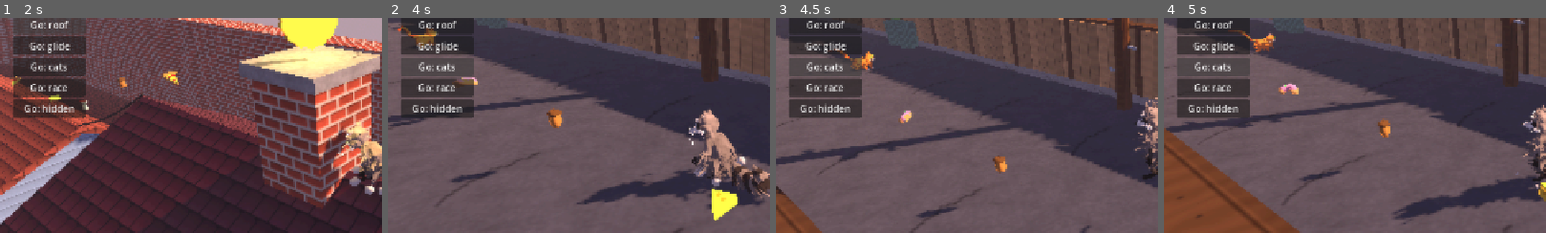
Above: before the commit, frames 1-4 (left to right).
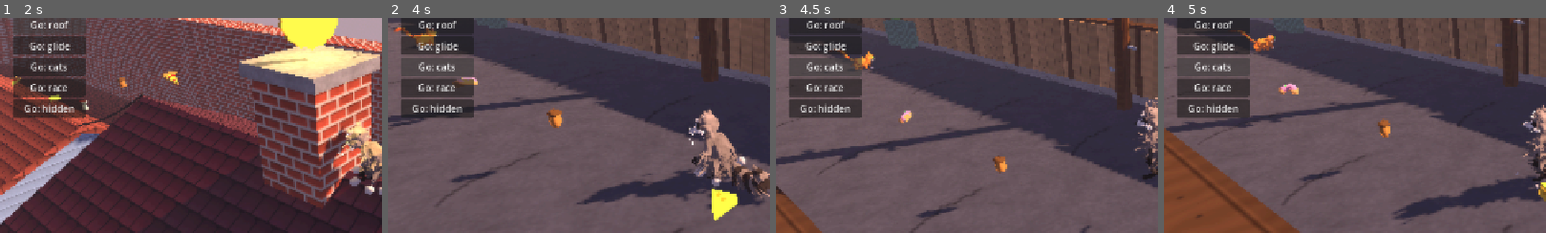
Above: after the commit, the same moments.

Repository: Sclondon/Ringtail
Game: Godot game, scene res://main.tscn
Two runs of this game, one before a commit and one after it. Both use one fixed random seed, a clock stepped at 60 frames per second and the inputs below.
Inputs:
- Up to frame 1 (2 s): click "Go: roof" at 0.5 s; click "Go: roof" at 1.25 s
- Up to frame 2 (4 s): click "Go: glide" at 2 s; click "Go: glide" at 2.75 s; click "Go: cats" at 3.5 s
- Up to frame 3 (4.5 s): click "Go: cats" at 4.25 s
- Up to frame 4 (5 s): no input
The pictures show only the part of the screen within x 0-50%, y 26-76%; the shares and areas given below are measured in that part.

Frame 1 is identical in both runs. In frame 2, 0.1% of the frame differs, in the area x 1-14%, y 3-15%; in frame 3, 0.1%; in frame 4, 0.1%, in the area x 16-30%, y 5-16%.

Commit message:
Raccoon lope (bouncier, humped, waddling, paired hind feet), dust puffs at each footfall, faster stick spin and a Mario Sunshine spin jump
Co-Authored-By: Claude Opus 5.5 <noreply@anthropic.com>
Claude-Session: https://claude.ai/code/session_015QTKPaFFhWEZskCemuvnwW

Diff:
--- a/raccoon.tscn
+++ b/raccoon.tscn
@@ -8,6 +8,7 @@
 [ext_resource type="Script" path="res://scripts/long_jump.gd" id="6"]
 [ext_resource type="Script" path="res://scripts/cloud_dust.gd" id="7"]
 [ext_resource type="Script" path="res://scripts/scurry.gd" id="8"]
+[ext_resource type="Script" path="res://scripts/spin_jump.gd" id="9"]
 
 [node name="Raccoon" instance=ExtResource("1")]
 run_speed = 4.4
@@ -15,6 +16,7 @@
 sprint_delay = 0.05
 slide_min_speed = 5.0
 sleep_after = 75.0
+spin_rate = 28.0
 
 [node name="Rig" parent="." index="1"]
 script = ExtResource("2")
@@ -37,3 +39,6 @@
 
 [node name="Scurry" type="Node" parent="." index="6"]
 script = ExtResource("8")
+
+[node name="SpinJump" type="Node" parent="." index="7"]
+script = ExtResource("9")
--- a/scripts/cloud_dust.gd
+++ b/scripts/cloud_dust.gd
@@ -2,8 +2,9 @@
 extends Node3D
 ## A child of the Player: dust kicked up as little 3D cloud blobs, puffing up, drifting and shrinking away (the user,
 ## 2026-11-01: "your foot dust particles should be 3d cloud blobs rather than just simple star texture"). In place
-## of the rig's own dust (its `dusty` is off). A ring of them on landing, a few behind his feet at a run and sliding,
-## a ring as he spins.
+## of the rig's own dust (its `dusty` is off). A few puffs exactly where each foot comes down at a run (the user:
+## "the smoke dust needs to spawn exactly on every step not just a generic trail, and it should be a few puffs"):
+## each paw on all fours (RaccoonRig.stepped), each foot upright; a ring on landing; a trail sliding; a ring spinning.
 
 const BLOBS := 40
 const LIFE := 0.55
@@ -16,6 +17,7 @@
 var _next := 0
 var _clock := 0.0
 var _step := 0.0
+var _planted_was: Array[bool] = [true, true]
 
 
 func _ready() -> void:
@@ -38,6 +40,9 @@
 		_born.append(-10.0)
 		_drift.append(Vector3.ZERO)
 		_size.append(0.1)
+	var rig := _player.get_node_or_null(^"Rig")
+	if rig and rig.has_signal(&"stepped"):
+		rig.stepped.connect(_footfall)
 	_player.landed.connect(func(impact: float) -> void:
 		if impact > 3.0:
 			_ring(clampi(int(impact * 0.8), 4, 9), 0.25 + impact * 0.02, 0.09 + impact * 0.006))
@@ -54,6 +59,19 @@
 	_blobs[k].visible = true
 
 
+## A few puffs where a foot came down, kicked back and up a little; bigger the faster he goes.
+func _footfall(at: Vector3) -> void:
+	var flat := Vector3(_player.velocity.x, 0.0, _player.velocity.z)
+	var speed := flat.length()
+	if speed < 1.2 or not _player.is_on_floor():
+		return
+	var behind := -flat.normalized()
+	var size := clampf(0.05 + speed * 0.011, 0.06, 0.13)
+	for k in 3:
+		var aside := Vector3(randf_range(-1.0, 1.0), 0.0, randf_range(-1.0, 1.0)) * 0.07
+		puff(at + Vector3.UP * 0.04 + aside, behind * randf_range(0.3, 0.8) + aside * 3.0 + Vector3.UP * randf_range(0.25, 0.5), size)
+
+
 func _ring(count: int, speed: float, size: float) -> void:
 	var feet := _player.global_position + Vector3.UP * 0.06
 	for k in count:
@@ -66,10 +84,16 @@
 	_clock += delta
 	var flat := Vector2(_player.velocity.x, _player.velocity.z).length()
 	var on_ground := _player.is_on_floor()
-	# Behind his feet at a run, more at a bound or a slide; round him as he spins
+	# Upright, at each footfall of his own (the rig says when a foot is set down)
+	var rig := _player.get_node_or_null(^"Rig")
+	if rig and rig.has_method(&"is_planted") and on_ground and flat > 1.6 and float(rig.get(&"_quad")) < 0.5:
+		for i in 2:
+			var down: bool = rig.is_planted(i)
+			if down and not _planted_was[i]:
+				_footfall(rig.foot_position(i))
+			_planted_was[i] = down
+	# A trail sliding, a ring spinning
 	var rate := 0.0
-	if on_ground and flat > _player.run_speed * 0.9:
-		rate = 9.0 if flat > _player.run_speed * 1.2 else 5.0
 	if _player.state == Player.State.SLIDE:
 		rate = 16.0
 	var moves := _player.get_node_or_null(^"TailMoves") as TailMoves
--- a/scripts/raccoon_rig.gd
+++ b/scripts/raccoon_rig.gd
@@ -1,5 +1,8 @@
 class_name RaccoonRig
 extends CharacterRig
+
+## A paw came down (on all fours: each of the four; upright, CloudDust watches the rig's own feet), where in the world.
+signal stepped(at: Vector3)
 ## The raccoon on the boy's rig. He walks, runs, jumps and climbs as the boy does,
 ## upright; on top of that, laid over the boy's pose in `_pose_extra`:
 ##
@@ -93,6 +96,10 @@
 var _moves: Node
 var _scurry: Node
 var _climb_w := 0.0
+var _spin_jump: Node
+var _tj_w := 0.0
+var _tj_turn := 0.0
+var _paw_was: Array[float] = [0.0, 0.0, 0.0, 0.0]
 
 var _quad := 0.0
 var _gallop := 0.0
@@ -133,6 +140,7 @@
 	if _player:
 		_moves = _player.get_node_or_null(^"TailMoves")
 		_scurry = _player.get_node_or_null(^"Scurry")
+		_spin_jump = _player.get_node_or_null(^"SpinJump")
 		if _player.has_signal(&"jumped"):
 			_player.jumped.connect(func() -> void: _leaping = _quad > 0.5 and (_gallop > 0.3 or always_on_fours))
 	_make_fur()
@@ -188,6 +196,15 @@
 		_pose_glide(_glide)
 	if _spin_w > 0.002:
 		_pose_spin(spin, _spin_w)
+	# The spin jump: round and round in the air, arms out, the tail stiff (SpinJump)
+	var twirling: bool = _spin_jump != null and _spin_jump.twirling
+	_tj_w = _approach(_tj_w, 1.0 if twirling else 0.0, 14.0, delta)
+	if _tj_w > 0.002:
+		_tj_turn = fposmod(_tj_turn + delta * 22.0 * _tj_w, TAU)
+		_hips.basis = Basis(Vector3.UP, _tj_turn * _tj_w) * _hips.basis
+		for i in 2:
+			var side := 1.0 if i == 0 else -1.0
+			_solve_arm(i, side, to_global(Basis(Vector3.UP, _tj_turn) * Vector3(side * 0.48, 0.62, 0.0)), _forearm, _tj_w)
 	_sniffing(delta, speed)
 	_pose_face(delta, speed)
 	_pose_tail(delta, speed, spin)
@@ -517,11 +534,13 @@
 	var cycle := TAU * _qphase
 	var bounding := moving * _gallop
 	# (bounding, he is thrown up and forward off his hind feet, and hops up a little again off his fore paws)
-	var flight := _bump(_qphase, 0.22, 0.6) * 0.15 + _bump(fposmod(_qphase - 0.72, 1.0), 0.0, 0.32) * 0.05
+	# (a raccoon's run, 2026-11-01, "higher quality a little bouncier and more raccoonie": a bouncy lope, the rump
+	# thrown high, a humped back, a rolling waddle, hind feet reaching up by the fore paws)
+	var flight := _bump(_qphase, 0.2, 0.62) * 0.21 + _bump(fposmod(_qphase - 0.7, 1.0), 0.0, 0.34) * 0.08
 	var hips_y := _hip_height * lerpf(0.72, 0.77, _gallop) + sin(2.0 * cycle) * 0.01 * moving * (1.0 - _gallop) + flight * bounding
 	# (rump up, shoulders down, as a raccoon goes: his arms are short)
 	# (bounding, his back stretches out flat in the air and rounds as his hind feet come up under him)
-	var lean := lerpf(1.82, 1.75, _gallop) + cos(TAU * (_qphase - 0.9)) * 0.22 * bounding
+	var lean := lerpf(1.82, 1.8, _gallop) + cos(TAU * (_qphase - 0.9)) * 0.3 * bounding
 	# Leaping: stretched out flat going up, rump dropping and front reaching down coming down
 	var up := clampf(_leap_rise, 0.0, 1.0)
 	var down := clampf(-_leap_rise, 0.0, 1.0)
@@ -534,13 +553,16 @@
 		base_feet.append(_hips.transform * _feet[i].transform)
 
 	_hips.position = _hips.position.lerp(Vector3(0.0, hips_y, -0.03), w)
-	_hips.basis = _slerp(_hips.basis, Basis(Vector3.RIGHT, lean * 0.48), w)
+	# (the waddle: his rump rolls and swings from side to side with each bound, more at a walk's amble)
+	var waddle := sin(cycle) * moving * lerpf(0.16, 0.1, _gallop)
+	_hips.basis = _slerp(_hips.basis, Basis(Vector3.UP, waddle * 0.6) * Basis(Vector3.BACK, waddle) * Basis(Vector3.RIGHT, lean * 0.48), w)
 	_spine.basis = _slerp(_spine.basis, Basis(Vector3.RIGHT, lean * 0.33), w)
 	if _chest:
 		_chest.basis = _slerp(_chest.basis, Basis(Vector3.RIGHT, lean * 0.19), w)
 	if _neck:
 		_neck.basis = _slerp(_neck.basis, Basis(Vector3.RIGHT, -lean * 0.45), w)
-	_head.basis = _slerp(_head.basis, Basis(Vector3.RIGHT, -lean * 0.55 + 0.04 + sin(cycle * 2.0) * 0.04 * moving), w)
+	# (head low and nodding against the bound, steadied against the waddle)
+	_head.basis = _slerp(_head.basis, Basis(Vector3.BACK, -waddle * 0.8) * Basis(Vector3.RIGHT, -lean * 0.55 + 0.1 + sin(cycle * 2.0) * 0.05 * moving + sin(cycle + 2.2) * 0.12 * bounding), w)
 
 	var duty := lerpf(0.66, 0.3, _gallop)
 	var half := duty * stride * 0.5 * moving
@@ -552,8 +574,11 @@
 		var at := fposmod(_qphase - lerpf(WALK_FEET[i], BOUND_FEET[i], _gallop), 1.0)
 		var step := _cycle(at, duty, half, lift)
 		# (flung out behind him as he leaves the ground)
-		step.x -= _bump(at, duty - 0.02, 0.62) * 0.16 * bounding
-		var point := Vector3(side * 0.095, ANKLE + step.y, -0.07 + step.x)
+		step.x -= _bump(at, duty - 0.02, 0.5) * 0.16 * bounding
+		# (and swung far forward as he gathers, to land up by his fore paws: the paired tracks a raccoon leaves)
+		step.x += _bump(at, 0.55, 1.0) * 0.2 * bounding
+		var point := Vector3(side * 0.11, ANKLE + step.y, -0.07 + step.x)
+		_footfall(i, at, point, w, moving)
 		# (in a leap: flung out behind going up, drawn up under him coming down)
 		point = point.lerp(Vector3(side * 0.1, ANKLE + 0.14 + 0.08 * up - 0.04 * down, -0.36 * up + 0.04 * down - 0.08), _leap_w)
 		var pitch := step.y / maxf(lift, 0.001) * 0.6 if at >= duty else 0.0
@@ -569,7 +594,8 @@
 		step.x += (_bump(at, 0.68, 1.0) * 0.14 - _bump(at, duty - 0.02, 0.55) * 0.08) * bounding
 		var shoulder := to_local(_shoulders[i].global_position)
 		var fingers := (global_basis * Vector3(-side * 0.12, 0.0, 1.0)).normalized()
-		var point := Vector3(side * 0.13, 0.03 + step.y, shoulder.z + 0.05 + step.x)
+		var point := Vector3(side * 0.095, 0.03 + step.y, shoulder.z + 0.05 + step.x)
+		_footfall(i + 2, at, point, w, moving)
 		# (in a leap: reaching out ahead, and down for the ground coming down)
 		point = point.lerp(Vector3(side * 0.12, 0.16 - 0.12 * down, shoulder.z + 0.28 - 0.06 * down), _leap_w)
 		var pole := (global_basis * Vector3(side * 0.3, 0.0, -1.0)).normalized()
@@ -580,6 +606,13 @@
 ## 0 outside a..b, rising to 1 halfway between and back down.
 static func _bump(x: float, a: float, b: float) -> float:
 	return sin(PI * clampf((x - a) / (b - a), 0.0, 1.0))
+
+
+## Tells of a paw coming down: its cycle has come round past the start (where it is set down).
+func _footfall(paw: int, at: float, point: Vector3, w: float, moving: float) -> void:
+	if at < _paw_was[paw] - 0.5 and w > 0.6 and moving > 0.5:
+		stepped.emit(to_global(Vector3(point.x, 0.0, point.z)))
+	_paw_was[paw] = at
 
 
 ## Where a foot is through one cycle: (how far ahead of its middle, how high).
@@ -612,6 +645,8 @@
 	var dirs: Array[Vector3] = []
 	for k in TAIL_BONES:
 		var down: float = lerpf(lerpf(tail_stand[k], tail_run[k], run), tail_quad[k], _quad)
+		# (bobbing with each bound, the tip most)
+		down += sin(TAU * _qphase + 1.2 - k * 0.35) * 0.18 * _gallop * _quad * run
 		down += sin(_time * 1.3 - k * 0.6) * 0.06 * (1.0 - run)
 		var across := wag * (0.4 + 0.15 * k)
 		dirs.append(Vector3(sin(across) * cos(down), -sin(down), -cos(across) * cos(down)).normalized())
@@ -627,6 +662,9 @@
 				var angle := _twirl - (k - ROTOR_FROM) * 0.3
 				rotor = Vector3(sin(angle), 0.06, cos(angle)).normalized()
 			dirs[k] = dirs[k].slerp(rotor, _glide)
+	if _tj_w > 0.001:
+		for k in TAIL_BONES:
+			dirs[k] = dirs[k].slerp(Vector3(0.0, 0.05, -1.0), _tj_w)
 	if _spin_w > 0.001 and spin < 1.0:
 		# Wound round to his left side as he crouches; then, the tail being the attack, held out stiff and straight
 		# behind him and swept round with him at his own rate (the user: "the tail should be the focus and it doesnt
@@ -644,6 +682,7 @@
 	var stretch := lerpf(1.0, ROTOR_STRETCH, smoothstep(0.0, 1.0, _glide))
 	# (spinning, it is drawn out a little too, and held stiff to its line: below)
 	var rigid := _spin_w * smoothstep(SPIN_WIND - 0.05, SPIN_WIND + 0.05, spin) if spin < 1.0 else 0.0
+	rigid = maxf(rigid, _tj_w)
 	stretch = lerpf(stretch, SPIN_STRETCH, rigid)
 	var hips := _hips.global_transform
 	var size := global_basis.get_scale().y
--- /dev/null
+++ b/scripts/spin_jump.gd
@@ -0,0 +1,44 @@
+class_name SpinJump
+extends Node
+## A child of the Player: the spin jump, as in Mario Sunshine (the user, 2026-11-01: "when you twirl the stick and
+## start spinning, the spin should be faster, and if you jump in this mode you should do a spin jump"). Jump while
+## spinning (whipping the stick round: the Player's own spin, faster in raccoon.tscn): he goes up higher than a jump,
+## twirling round and round (RaccoonRig reads `twirling`), and comes down slowly, still twirling, till he lands.
+##
+## The Player takes no jump while spinning, so the jump is caught here, before the Player moves each step.
+
+## How much higher than a jump, and how fast he may fall twirling down.
+@export var height := 1.6
+@export var fall := 3.2
+
+var twirling := false
+var _player: Player
+var _since := 0.0
+
+
+func _enter_tree() -> void:
+	process_physics_priority = -5
+
+
+func _ready() -> void:
+	_player = get_parent() as Player
+
+
+func _physics_process(delta: float) -> void:
+	_since += delta
+	if twirling:
+		if _player.is_on_floor() and _since > 0.2 or _player.state != Player.State.FREE:
+			twirling = false
+		elif _player.velocity.y < -fall:
+			_player.velocity.y = -fall
+		return
+	if not _player.takes_input or Player.input_blocked or _player._jump_buffer <= 0.0:
+		return
+	if not (_player.is_spinning and _player.is_on_floor() and _player.state == Player.State.FREE):
+		return
+	_player._jump_buffer = 0.0
+	_player.is_spinning = false
+	_player.velocity.y = 2.0 * _player.jump_height / _player.time_to_apex * sqrt(height)
+	twirling = true
+	_since = 0.0
+	_player.jumped.emit()
--- a/tests/smoke.gd
+++ b/tests/smoke.gd
@@ -204,6 +204,22 @@
 		Input.action_release(&"jump")
 		_check(swimming and highest - pond.surface_y() > 1.7, "a leap out of the water (%.2f m over it)" % (highest - pond.surface_y()))
 
+	# Whipping the stick round he spins; jumping then is a spin jump, higher than a jump
+	await _put(Vector3(0.0, 0.05, 8.0))
+	var spinner := player.get_node(^"SpinJump") as SpinJump
+	player.is_spinning = true
+	player._queue_jump()
+	Input.action_press(&"jump")
+	var spin_top := player.global_position.y
+	var twirled := false
+	for _i in 60:
+		await physics_frame
+		spin_top = maxf(spin_top, player.global_position.y)
+		twirled = twirled or spinner.twirling
+	_release()
+	_check(twirled and spin_top - 0.05 > player.jump_height * 1.3, "a spin jump goes higher (%.2f m)" % (spin_top - 0.05))
+	await _frames(90)
+
 	# Scurrying into a power pole, he climbs it
 	var scurry := player.get_node(^"Scurry") as Scurry
 	await _put(Vector3(3.0, 0.05, -31.2))
Not shown: 1 places in raccoon.tscn that only renumber resources
Not shown, added: scripts/spin_jump.gd.uid
